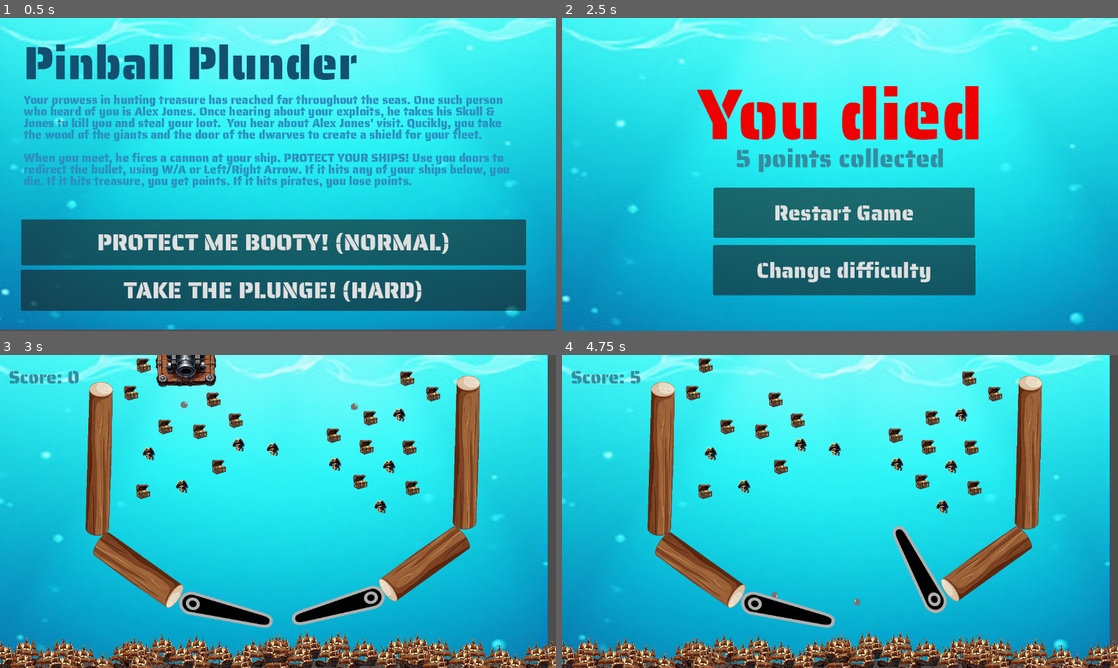
Above: before the commit, frames 1-4 (two rows, left to right).
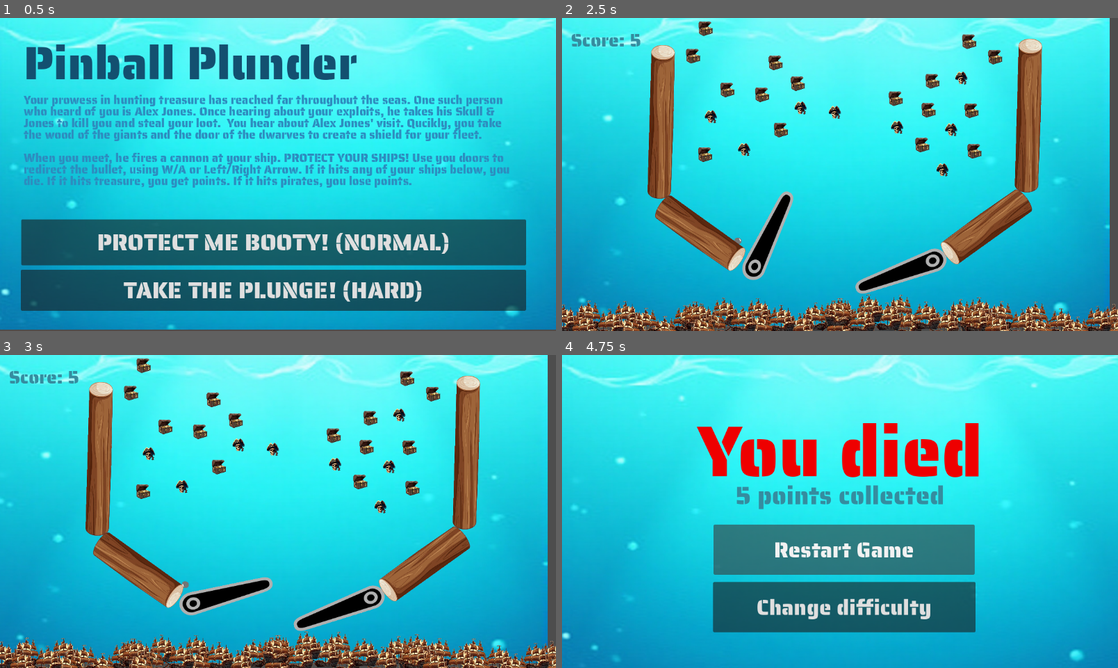
Above: after the commit, the same moments.

Repository: amodhakal/pinball-plunder
Game: Godot game, scene res://scenes/Title.tscn
Two runs of this game, one before a commit and one after it. Both use one fixed random seed, a clock stepped at 60 frames per second and the inputs below. Sound files missing from this copy of the repository are replaced by a short silence.
Inputs (mouse positions are in pixels of both pictures, inside the frame that each line leads up to):
- Up to frame 1 (0.5 s): no input
- Up to frame 2 (2.5 s): click "PROTECT ME BOOTY! (NORMAL)" at 0.5 s; hold D (flip_right) 1.28-2.03 s; hold A (flip_left) from 2.03 s (still down)
- Up to frame 3 (3 s): release A (flip_left) at 2.75 s; click (283, 549) at 2.75 s, where only the run before the commit has a clickable "Restart Game"
- Up to frame 4 (4.75 s): hold D (flip_right) from 3.53 s (still down)

Frame 1 is identical in both runs. In frame 2, 41% of the frame differs, in the area x 0-100%, y 0-100%; in frame 3, 3.2%; in frame 4, 41%.

Commit message:
Normal mode rendered 2 balls - Fixed

Diff:
--- a/scripts/Game.gd
+++ b/scripts/Game.gd
@@ -12,6 +12,7 @@
 
 func _process(delta: float) -> void:
 	if Globals.gamemode == "normal":
+		hardBall.visible = false
 		hardCannon.visible = false
 
 	PointsLabel.text = "Score: " + str(PointManager.getPoints())
@@ -33,7 +34,7 @@
 		get_tree().change_scene_to_file(defeatLvl)
 		return
 
-	if body == ball or body == hardBall:
+	if body == ball or body == hardBall && Globals.gamemode == "hard":
 		get_tree().change_scene_to_file(defeatLvl)
 
 
